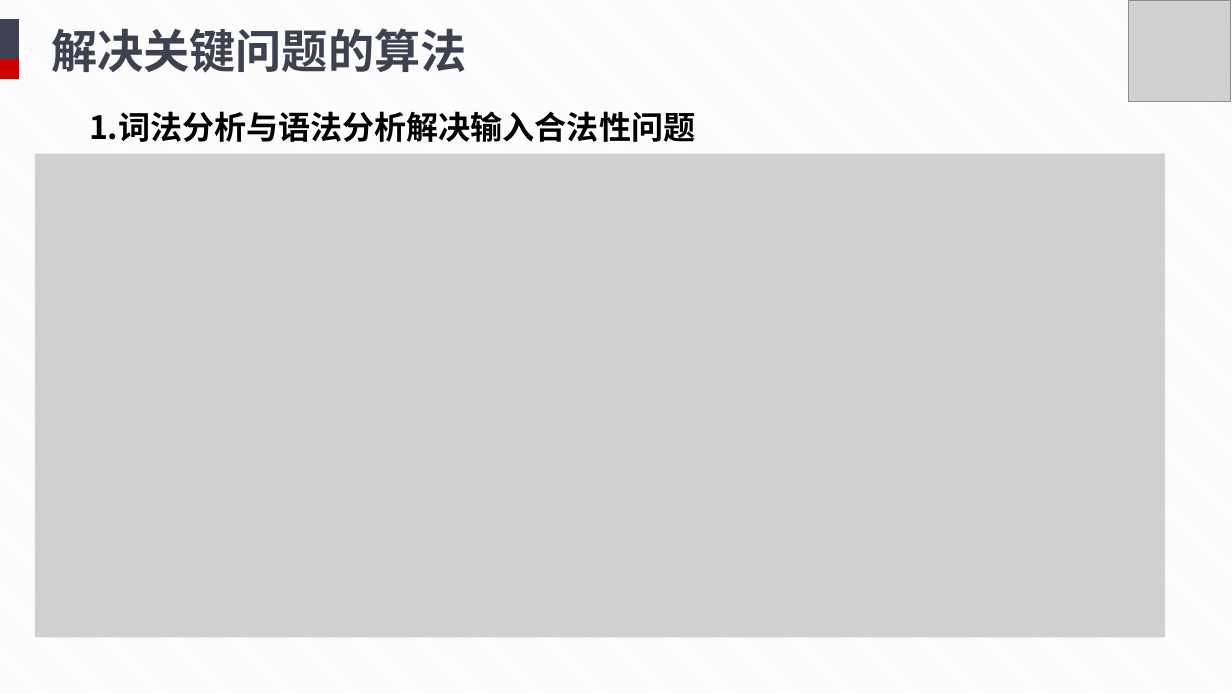
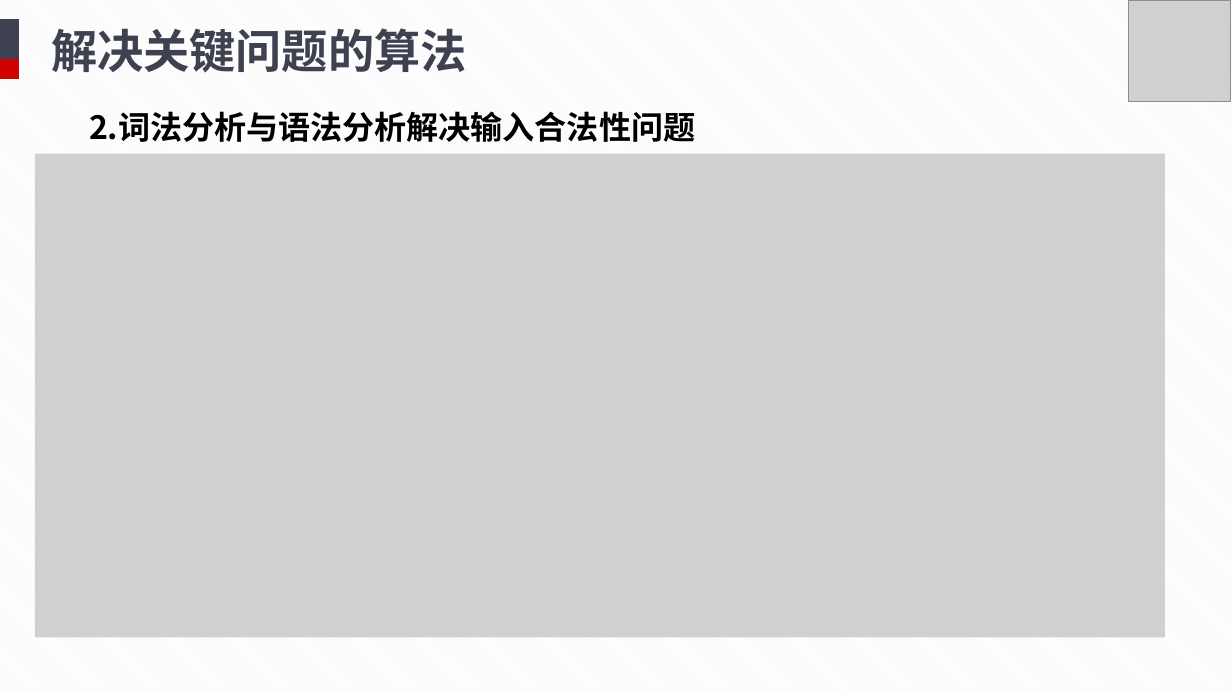
Before and after one commit to TuJin07/Relational-Algebra-Operation-System, a slide deck: slide 11 of doc/终期答辩.pptx (slide 9 before the commit). Drawn at 1232x693 pixels with LibreOffice and Linux fonts; fonts in the diff are those of the drawing; grey boxes stand for pictures. Boxes give left, top, right and bottom in pixels: in the first picture for what was removed or moved away, otherwise in the second. Text is boxed around its words. In the diff, an @@ line names an element or a change of style, - is before the commit and + after.

```diff
--- a/doc/终期答辩.pptx
+++ b/doc/终期答辩.pptx
@@ text at [89,111,695,142]: text changed @@
-1.词法分析与语法分析解决输入合法性问题
+2.词法分析与语法分析解决输入合法性问题
```
Also in this commit, not shown: 4 other slides changed, 2 slides added.
